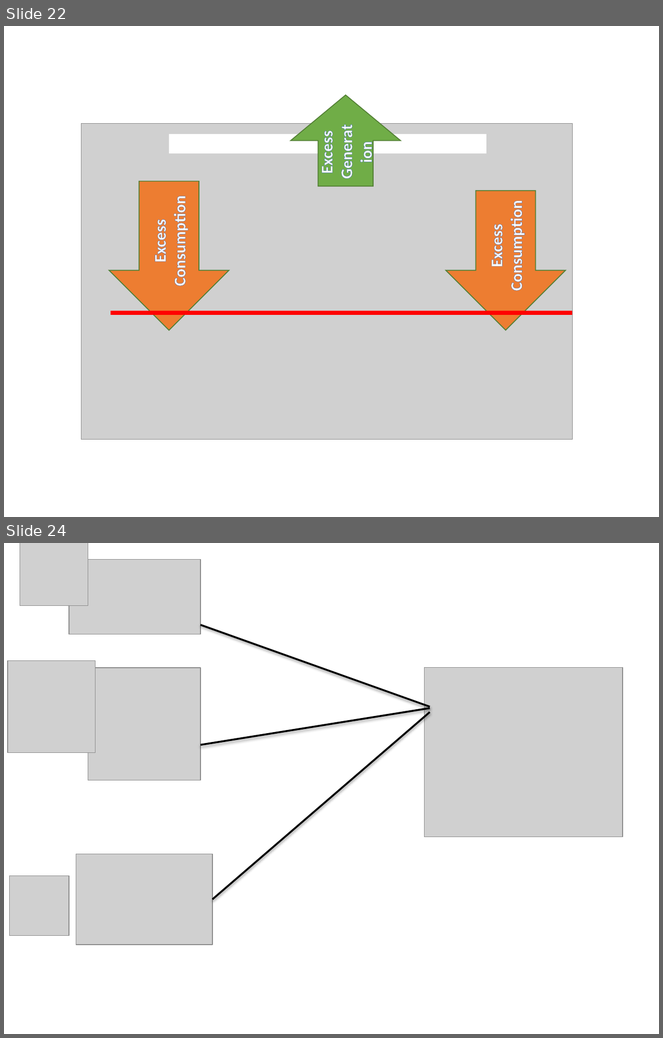
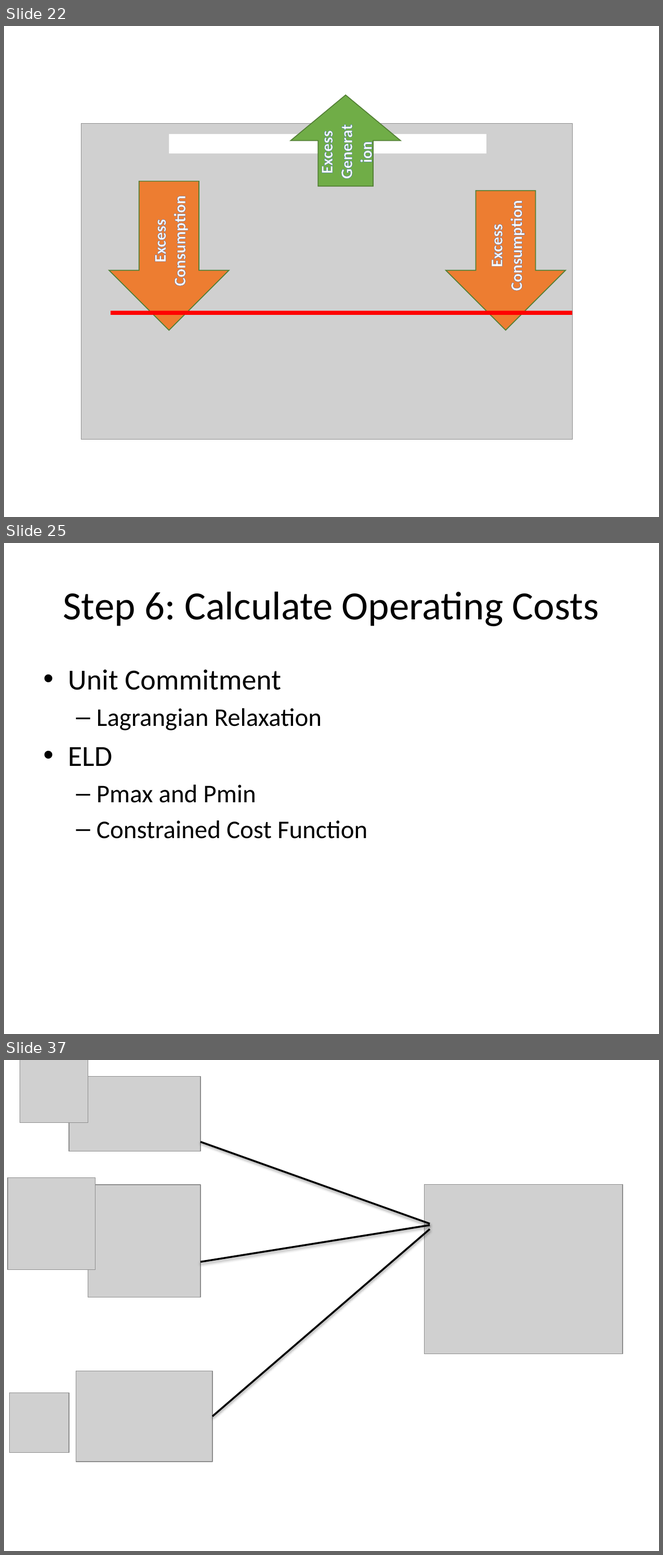
Before and after one commit to akantamn/EE5230-Project, a slide deck: Presentation/EE-Project-Presentation.pptx. Shown one above the other, each under a label of ours: slides 22 and 24 before the commit, slides 22, 25 and 37 after it; the slides between them are not shown. The pictures are 663x1038 and 663x1555 pixels, drawn with LibreOffice and Linux fonts; fonts in the diff are those of the drawing; grey boxes stand for pictures; background and template pictures are left out. Boxes give left, top, right and bottom in pixels: in the first picture for what was removed or moved away, otherwise in the second. Text is boxed around its words. In the diff, an @@ line names an element or a change of style, - is before the commit and + after.

```diff
--- a/Presentation/EE-Project-Presentation.pptx
+++ b/Presentation/EE-Project-Presentation.pptx
@@ slide 25 added at box(4, 543, 659, 1034), background picture (left out) @@
@@ title added at box(63, 591, 599, 627), 44 pt, text #000000 @@
+Step 6: Calculate Operating Costs
@@ text added at box(68, 669, 367, 839), 28 pt, text #000000 @@
+• Unit Commitment
+  – Lagrangian Relaxation
+• ELD
+  – Pmax and Pmin
+  – Constrained Cost Function
@@ what was slide 24 is now slide 37 @@
```
Also in this commit, not shown: 2 slides changed, 12 other slides added, 2 other files.
